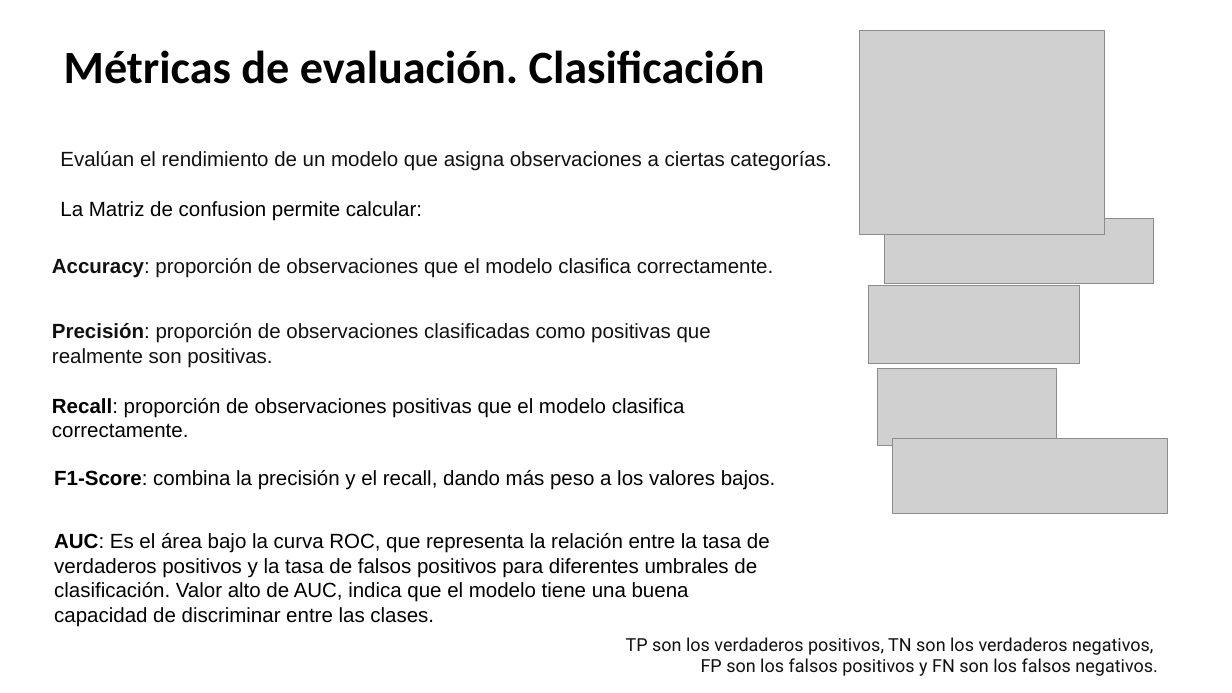
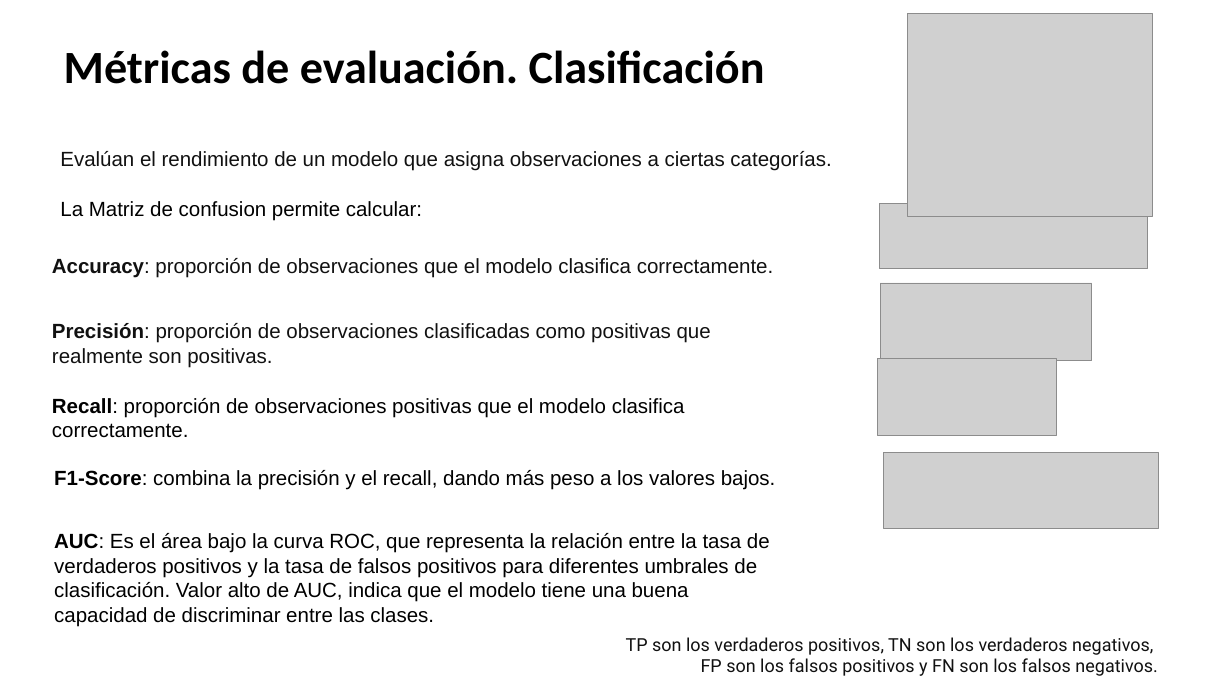
Before and after one commit to ml-unne/ml-unne.github.io, a slide deck: slide 23 of doc/2023 - ML-AD.pptx (slide 22 before the commit). Drawn at 1232x693 pixels with LibreOffice and Linux fonts; fonts in the diff are those of the drawing; grey boxes stand for pictures. Boxes give left, top, right and bottom in pixels: in the first picture for what was removed or moved away, otherwise in the second. Text is boxed around its words. In the diff, an @@ line names an element or a change of style, - is before the commit and + after.

```diff
--- a/doc/2023 - ML-AD.pptx
+++ b/doc/2023 - ML-AD.pptx
@@ picture: place and size @@
-picture at [860,30,1105,234]
+picture at [908,13,1153,216]
@@ picture: place and size @@
-picture at [885,218,1154,284]
+picture at [880,203,1149,269]
@@ picture: place and size @@
-picture at [869,286,1080,363]
+picture at [881,283,1092,360]
@@ picture: place and size @@
-picture at [878,369,1057,445]
+picture at [878,359,1057,435]
@@ picture: place and size @@
-picture at [893,438,1168,513]
+picture at [884,453,1159,528]
```
Also in this commit, not shown: 13 other slides changed, 1 slide added, 1 other file.
